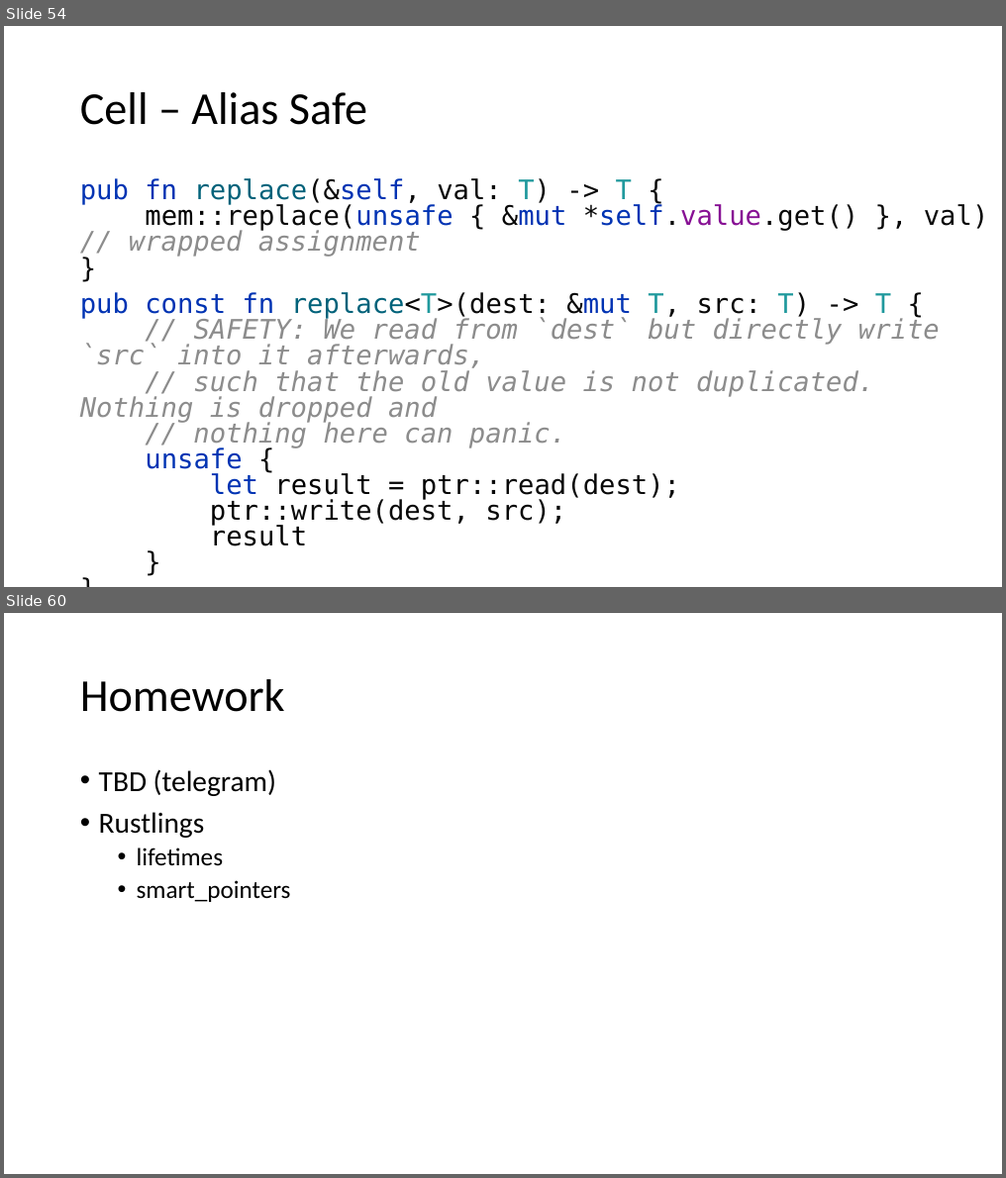
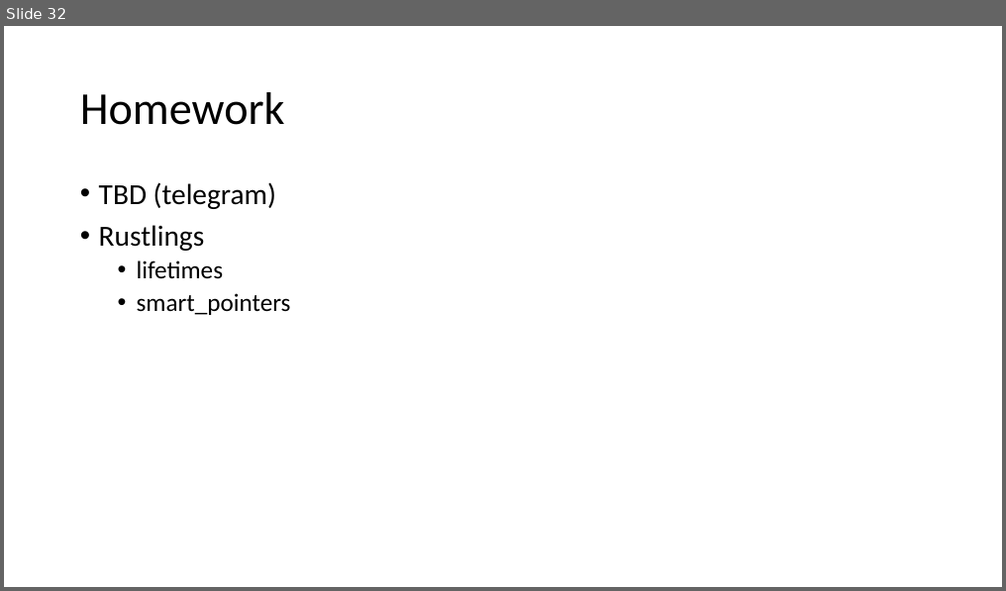
Before and after one commit to kugushev/course-rust-basics, a slide deck: src/03-LifetimesAndSmartPointers/03-LifetimesAndSmartPointers.pptx. Shown one above the other, each under a label of ours: slides 54 and 60 before the commit, slide 32 after it; the slides between them are not shown. The pictures are 1006x1178 and 1006x591 pixels, drawn with LibreOffice and Linux fonts; fonts in the diff are those of the drawing. Boxes give left, top, right and bottom in pixels: in the first picture for what was removed or moved away, otherwise in the second. Text is boxed around its words. In the diff, an @@ line names an element or a change of style, - is before the commit and + after.

```diff
--- a/src/03-LifetimesAndSmartPointers/03-LifetimesAndSmartPointers.pptx
+++ b/src/03-LifetimesAndSmartPointers/03-LifetimesAndSmartPointers.pptx
@@ slide 54 removed at [4, 26, 1002, 587], background #FFFFFF @@
@@ title removed at [80, 92, 367, 125] @@
-Cell – Alias Safe
@@ text removed at [80, 178, 989, 547] @@
-pub fn replace(&self, val: T) -> T {
-mem::replace(unsafe { &mut *self.value.get() }, val) // wrapped assignment
-}
-pub const fn replace<T>(dest: &mut T, src: T) -> T {
-// SAFETY: We read from `dest` but directly write `src` into it afterwards,
-// such that the old value is not duplicated. Nothing is dropped and
-// nothing here can panic.
-unsafe {
-let result = ptr::read(dest);
-ptr::write(dest, src);
-result
-}
-}
@@ what was slide 60 is now slide 32 @@
```
Also in this commit, not shown: 27 other slides removed, 6 other files.
